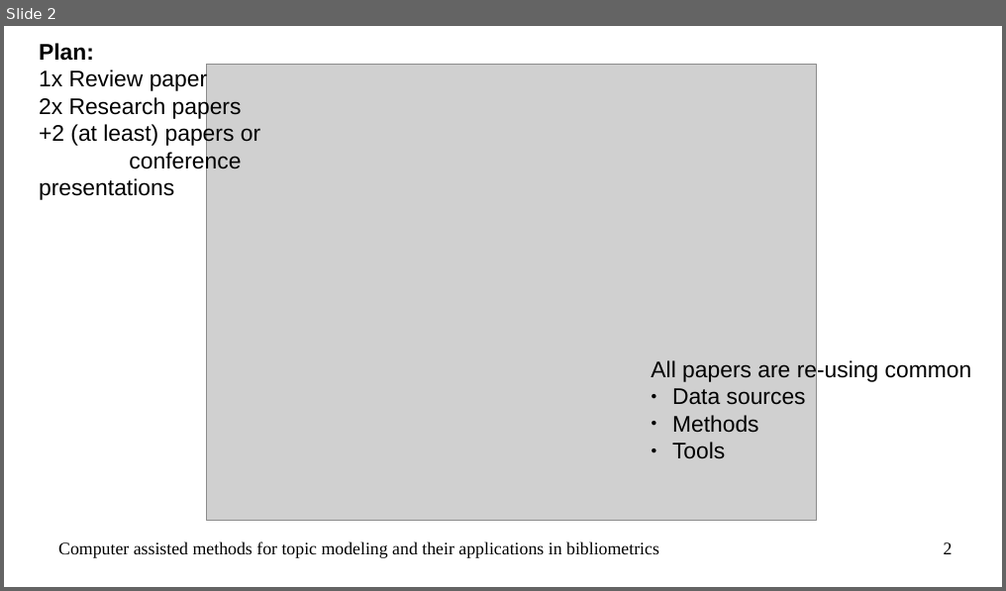
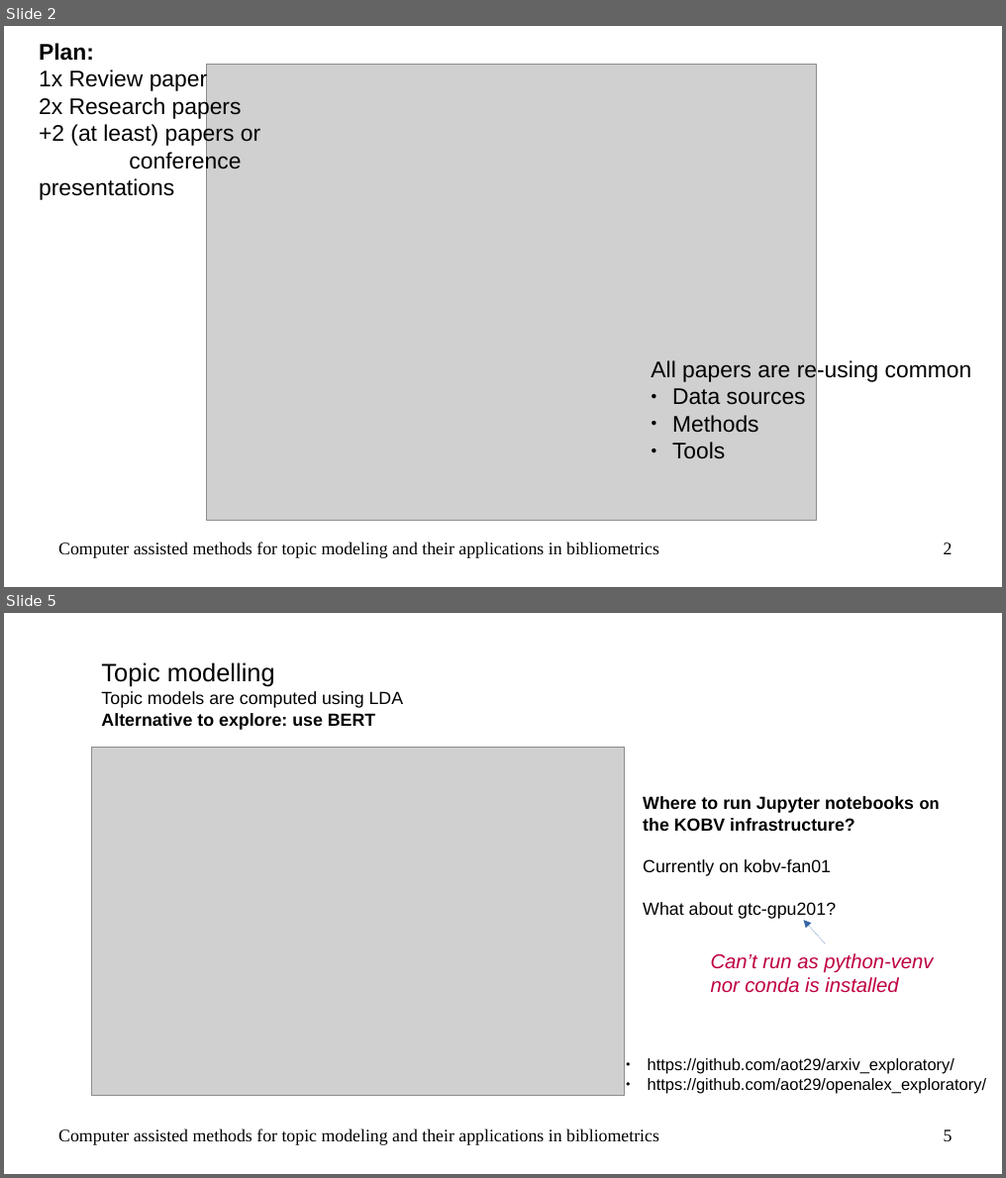
Before and after one commit to aot29/topic_network_graphs, a slide deck: v2/paper/Internal_presentation.odp. Shown one above the other, each under a label of ours: slide 2 before the commit, slides 2 and 5 after it; the slides between them are not shown. The pictures are 1006x591 and 1006x1178 pixels, drawn with LibreOffice and Linux fonts; fonts in the diff are those of the drawing; grey boxes stand for pictures. Boxes give left, top, right and bottom in pixels: in the first picture for what was removed or moved away, otherwise in the second. Text is boxed around its words. In the diff, an @@ line names an element or a change of style, - is before the commit and + after.

```diff
--- a/v2/paper/Internal_presentation.odp
+++ b/v2/paper/Internal_presentation.odp
@@ slide 5 added at (x1=4, y1=613, x2=1002, y2=1174), background #FFFFFF @@
@@ text added at (x1=101, y1=663, x2=404, y2=730), 14 pt, text #000000 @@
+Topic modelling
+Topic models are computed using LDA
+Alternative to explore: use BERT
@@ picture added at (x1=92, y1=747, x2=625, y2=1096) @@
@@ text added at (x1=643, y1=796, x2=940, y2=919), 14 pt, text #000000, bold @@
+Where to run Jupyter notebooks on the KOBV infrastructure?
+Currently on kobv-fan01
+What about gtc-gpu201?
@@ arrow added from (826, 945) to (804, 920), #3465A4 0 pt @@
@@ text added at (x1=711, y1=954, x2=933, y2=993), 16 pt, text #BF0041, italic @@
+Can’t run as python-venv
+nor conda is installed
@@ text added at (x1=648, y1=1059, x2=986, y2=1093), 13 pt, text #000000 @@
+● https://github.com/aot29/arxiv_exploratory/
+● https://github.com/aot29/openalex_exploratory/
@@ text added at (x1=58, y1=1129, x2=659, y2=1146), 14 pt, text #000000 @@
+Computer assisted methods for topic modeling and their applications in bibliometrics
@@ page number added at (x1=944, y1=1130, x2=952, y2=1142), 14 pt, text #000000 @@
+5
```
Also in this commit, not shown: 2 slides changed, 2 other files.
